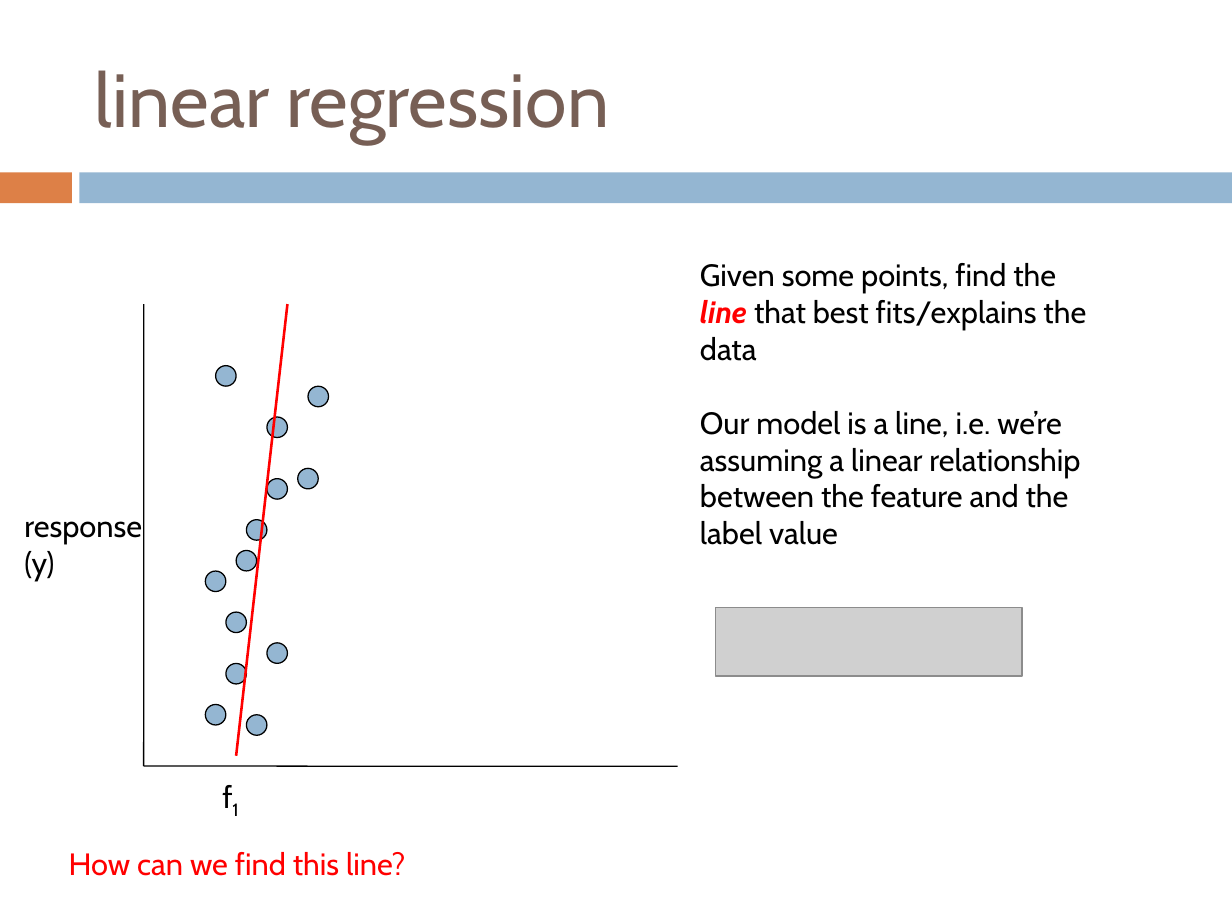
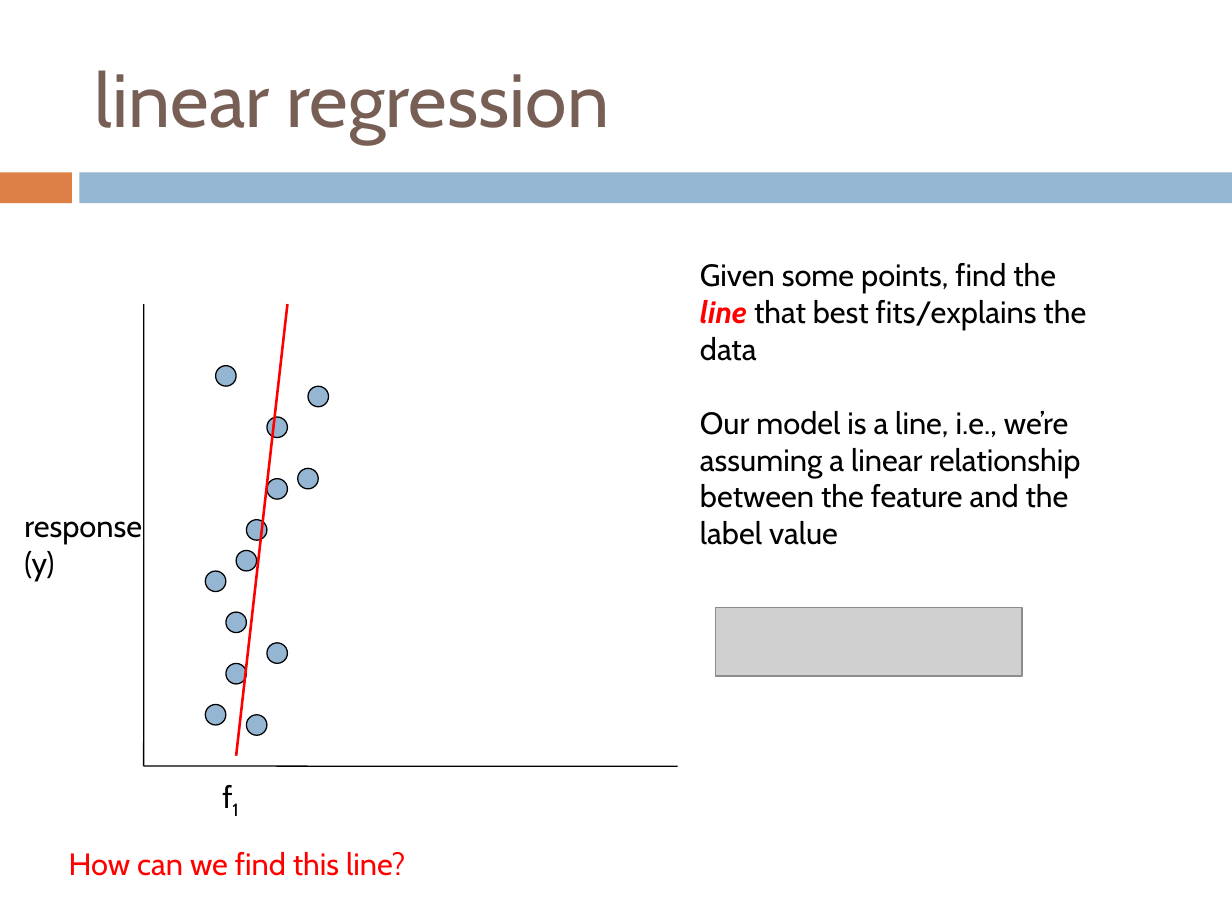
Before and after one commit to Collins-kariuk/Machine-Learning-CS158, a slide deck: slide 69 of Lectures/Lecture 15_Logistic Regression.pptx. Drawn at 1232x924 pixels with LibreOffice and Linux fonts; fonts in the diff are those of the drawing; grey boxes stand for pictures. Boxes give left, top, right and bottom in pixels: in the first picture for what was removed or moved away, otherwise in the second. Text is boxed around its words. In the diff, an @@ line names an element or a change of style, - is before the commit and + after.

```diff
--- a/Lectures/Lecture 15_Logistic Regression.pptx
+++ b/Lectures/Lecture 15_Logistic Regression.pptx
@@ text at bbox=[700, 411, 1080, 508]: text changed @@
-Our model is a line, i.e. we’re assuming a linear relationship between the feature and the label value
+Our model is a line, i.e., we’re assuming a linear relationship between the feature and the label value
```
Also in this commit, not shown: 4 other slides changed, 4 other files.
